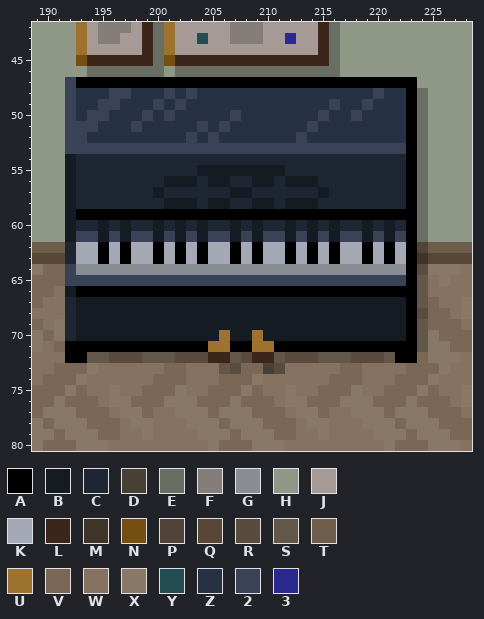
File history of a pixel-art file, art/cfe-hall.aseprite. The picture above is the old version.
320x200 pixels, 1 frame. Colours within 5 levels of each other are drawn and written as one. Shown: x 189..228, y 42..80.
Visible layers, top first: "Lambid on", "rapiir", "Pikk laud", "Laud", "ksv 1", "ksv 3", "toolid", "Suur Uks", "Klaver", "Polonia", "vapp", "taust".
Palette (. is transparent): A #000000  B #151b23  C #1e2634  D #483f35  E #686e62  F #857d77  G #888e94  H #8f9887  J #a69a97  K #a4a9b5  L #3c2619  M #403428  N #754f11  P #514337  Q #584737  R #594b3e  S #635749  T #6f5d4c  U #9e732f  V #7a6756  W #857260  X #897865  Y #224d52  Z #263143  2 #394257  3 #2b298d
Pixels before, first column x 189:
42 HHHHUJFFFJLEUJJJJJFFFJJJJJLEHHHHHHHHHHHH
43 HHHHUJFFJJLEUJJYJJFFFJJ3JJLEHHHHHHHHHHHH
44 HHHHUJJJJJLEUJJJJJJJJJJJJJLEHHHHHHHHHHHH
45 HHHHNLLLLLLENLLLLLLLLLLLLLLEHHHHHHHHHHHH
46 HHHHHEEEEEEEHEEEEEEEEEEEEEEEHHHHHHHHHHHH
47 HHH2AAAAAAAAAAAAAAAAAAAAAAAAAAAAAAAHHHHH
48 HHH2ZZZ22ZZZ2Z2ZZZZZZZZZZZZZZZZ2ZZAEHHHH
49 HHH2ZZ22ZZZ2Z2ZZZZZZZZZZZZZ2ZZ2ZZZAEHHHH
50 HHH2Z22ZZZ2Z2ZZZZZ2ZZZZZZZ2ZZ2ZZZZAEHHHH
51 HHH222ZZZ2ZZZZZ2Z2ZZZZZZZ2ZZZZZZZZAEHHHH
52 HHH22ZZZZZZZZZ2Z2ZZZZZZZ2ZZZZZZZZZAEHHHH
53 HHH2222222222222222222222222222222AEHHHH
54 HHHBCCCCCCCCCCCCCCCCCCCCCCCCCCCCCCAEHHHH
55 HHHBCCCCCCCCCCCBBBBBBBBCCCCCCCCCCCAEHHHH
56 HHHBCCCCCCCCBBBCBBCCBBCBBBCCCCCCCCAEHHHH
57 HHHBCCCCCCCBCCCCCCBBCCCCCCBCCCCCCCAEHHHH
58 HHHBCCCCCCCCBBBCBBCCBBCBBBCCCCCCCCAEHHHH
59 HHHBAAAAAAAAAAAAAAAAAAAAAAAAAAAAAAAEHHHH
60 HHHBCCBCBCCBCBCBCCBCBCCBCBCBCCBCBCAEHHHH
61 HHHB22B2B22B2B2B22B2B22B2B2B22B2B2AEHHHH
62 TTTCKKAKAKKAKAKAKKAKAKKAKAKAKKAKAKAPTTTT
63 QQQCKKAKAKKAKAKAKKAKAKKAKAKAKKAKAKAMQQQQ
64 XVV2GGGGGGGGGGGGGGGGGGGGGGGGGGGGGGARXXXW
65 VVV2222222222222222222222222222222ASWXWW
66 VVWBAAAAAAAAAAAAAAAAAAAAAAAAAAAAAAASWWWW
67 VWWCBBBBBBBBBBBBBBBBBBBBBBBBBBBBBBASVWWX
68 WWWCBBBBBBBBBBBBBBBBBBBBBBBBBBBBBBARVVWX
69 VWXCBBBBBBBBBBBBBBBBBBBBBBBBBBBBBBASVVVW
70 XVXCBBBBBBBBBBBBBUBBUBBBBBBBBBBBBBASXVVV
71 XWVAAAAAAAAAAAAAUUAAUUAAAAAAAAAAAAASXXVV
72 WWWAASSRRRSSSRRRLLSRLLSRRRSSSRRRSAAVXXXW
73 WWVVVXWWWWWWVVWWWSRVVDRWWWWWVVWWWWVVVXWW
74 WVVVXWWWWWWVVVWWWVVVXWWWWWWVVVWWWVVVXWWW
75 VVVXVWWXWWVVVXWWVVVXVWWXWWVVVXWWVVVXVWWX
76 VVXVVVWXXVVVXXXVVVXVVVWXXVVVXXXVVVXVVVWX
77 VXXXVVVWXXVWWXXXVXXXVVVWXXVWWXXXVXXXVVVW
78 XVXXXVVVWXXWWWXXXVXXXVVVWXXWWWXXXVXXXVVV
79 XXVXXXVVWWXWWWWXXXVXXXVVWWXWWWWXXXVXXXVV
80 XVVVXXXWWWWWWWWWXVVVXXXWWWWWWWWWXVVVXXXW
Once edited:
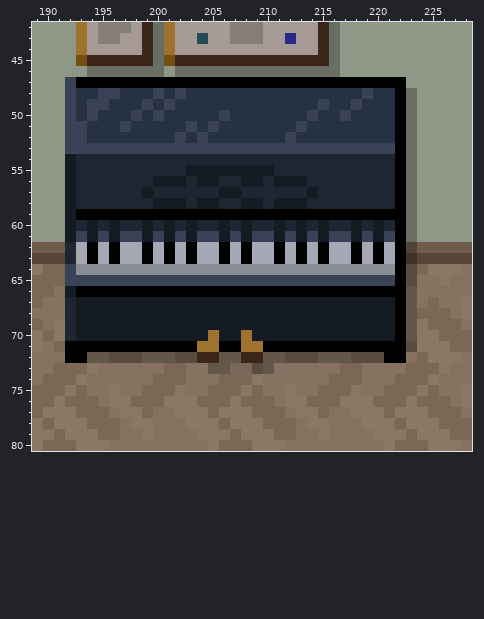
The exact change:
Layer "Klaver":
Colour B becomes colour 2 in row 61 at x 195, 197, 200, 202, 204, 207, 209, 212, 214, 216, 219 and 221.
Colour Z becomes colour 2 in row 48 at x 195, 200, 202 and 219; in row 49 at x 194, 199, 201, 215 and 218; in row 50 at x 198, 200, 206, 214 and 217; in row 51 at x 197, 203, 205 and 213; in row 52 at x 202, 204 and 212.
Colour 2 becomes colour A in row 53 at x 222; in row 61 at x 222; in row 65 at x 222.
Colour B becomes colour A in rows 67 to 70 at x 222.
Colour C becomes colour A in rows 54 to 58 at x 222; in row 60 at x 222.
Colour G becomes colour A in row 64 at x 222.
Colour K becomes colour A in rows 62 to 63 at x 194, 196, 199, 201, 203, 206, 208, 211, 213, 215, 218, 220 and 222.
Colour S becomes colour A in row 72 at x 221.
Colour U becomes colour A in row 71 at x 206 and 210.
Colour Z becomes colour A in rows 48 to 52 at x 222.
Colour 2 becomes colour B in row 61 at x 194, 196, 199, 201, 203, 206, 208, 211, 213, 215, 218 and 220.
Colour C becomes colour B in row 55 at x 203; in row 56 at x 200, 204, 208 and 211; in row 57 at x 199, 206 and 214; in row 58 at x 200, 204, 208 and 211; in row 60 at x 194, 196, 199, 201, 203, 206, 208, 211, 213, 215, 218 and 220.
Colour U becomes colour B in row 70 at x 206 and 209.
Colour B becomes colour C in row 55 at x 211; in row 56 at x 203, 206, 210 and 214; in row 57 at x 200, 208 and 215; in row 58 at x 203, 206, 210 and 214; in row 60 at x 195, 197, 200, 202, 204, 207, 209, 212, 214, 216, 219 and 221.
Colour A becomes colour E in rows 48 to 61 at x 223.
Colour A becomes colour H in row 47 at x 223.
Colour E becomes colour H in rows 48 to 61 at x 224.
Colour A becomes colour K in rows 62 to 63 at x 195, 197, 200, 202, 204, 207, 209, 212, 214, 216, 219 and 221.
Colour R becomes colour L in row 72 at x 204 and 208.
Colour A becomes colour M in row 63 at x 223.
Colour A becomes colour P in row 62 at x 223.
Colour M becomes colour Q in row 63 at x 224.
Colour A becomes colour R in rows 64 to 65 at x 223; in row 71 at x 223.
Colour V becomes colour R in row 73 at x 209.
Colour A becomes colour S in rows 66 to 70 at x 223.
Colour D becomes colour S in row 73 at x 210.
Colour L becomes colour S in row 72 at x 206 and 210.
Colour W becomes colour S in row 73 at x 205.
Colour P becomes colour T in row 62 at x 224.
Colour A becomes colour U in row 71 at x 204 and 208.
Colour B becomes colour U in row 70 at x 205 and 208.
Colour R becomes colour V in row 64 at x 224; in row 68 at x 224; in row 73 at x 207.
Colour A becomes colour W in row 72 at x 223.
Colour R becomes colour W in row 73 at x 211.
Colour S becomes colour W in rows 65 to 67 at x 224.
Colour S becomes colour X in rows 69 to 71 at x 224.
Colour 2 becomes colour Z in row 48 at x 197, 201, 203 and 220; in row 49 at x 196, 200, 202, 216 and 219; in row 50 at x 195, 199, 201, 207, 215 and 218; in row 51 at x 194, 198, 204, 206 and 214; in row 52 at x 203, 205 and 213.
